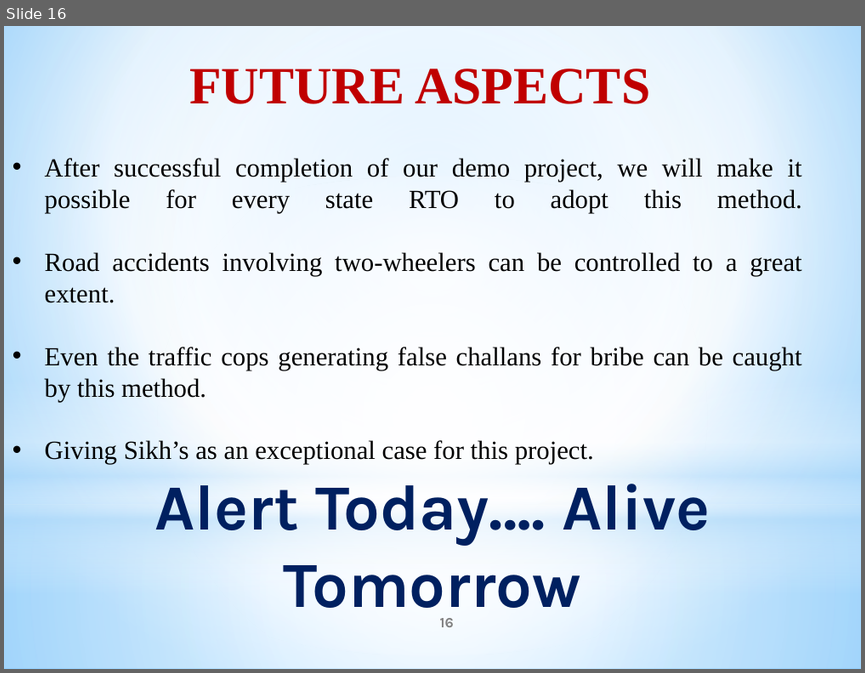
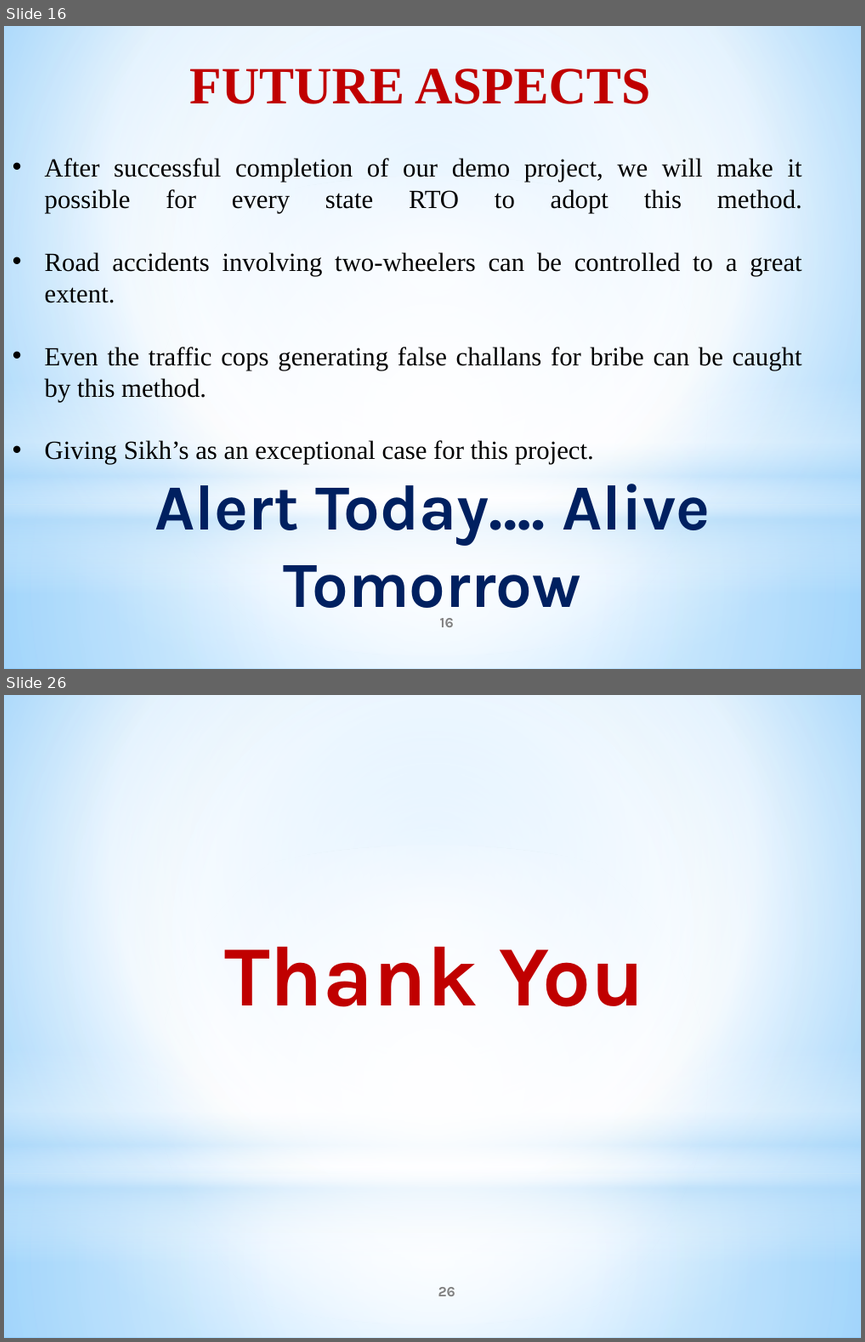
Before and after one commit to dikshant097/machine-learnng-helmmet-detection, a slide deck: Helmet Detection.pptx. Shown one above the other, each under a label of ours: slide 16 before the commit, slides 16 and 26 after it; the slides between them are not shown. The pictures are 865x673 and 865x1342 pixels, drawn with LibreOffice and Linux fonts; fonts in the diff are those of the drawing. Boxes give left, top, right and bottom in pixels: in the first picture for what was removed or moved away, otherwise in the second. Text is boxed around its words. In the diff, an @@ line names an element or a change of style, - is before the commit and + after.

```diff
--- a/Helmet Detection.pptx
+++ b/Helmet Detection.pptx
@@ slide 26 added at (4,695,861,1338), background gradient #9ED5FF to #FFFFFF to #5BB9FF; not listed: 4 template elements that a slide beside it also shows @@
@@ title added at (224,947,645,1007), 72 pt, text #C00000, bold @@
+Thank You
@@ page number added at (438,1287,455,1296), 12 pt, text #808080, bold @@
+26
```
Also in this commit, not shown: 1 slide changed, 9 other slides added, 1 slide removed, 27 other files.
